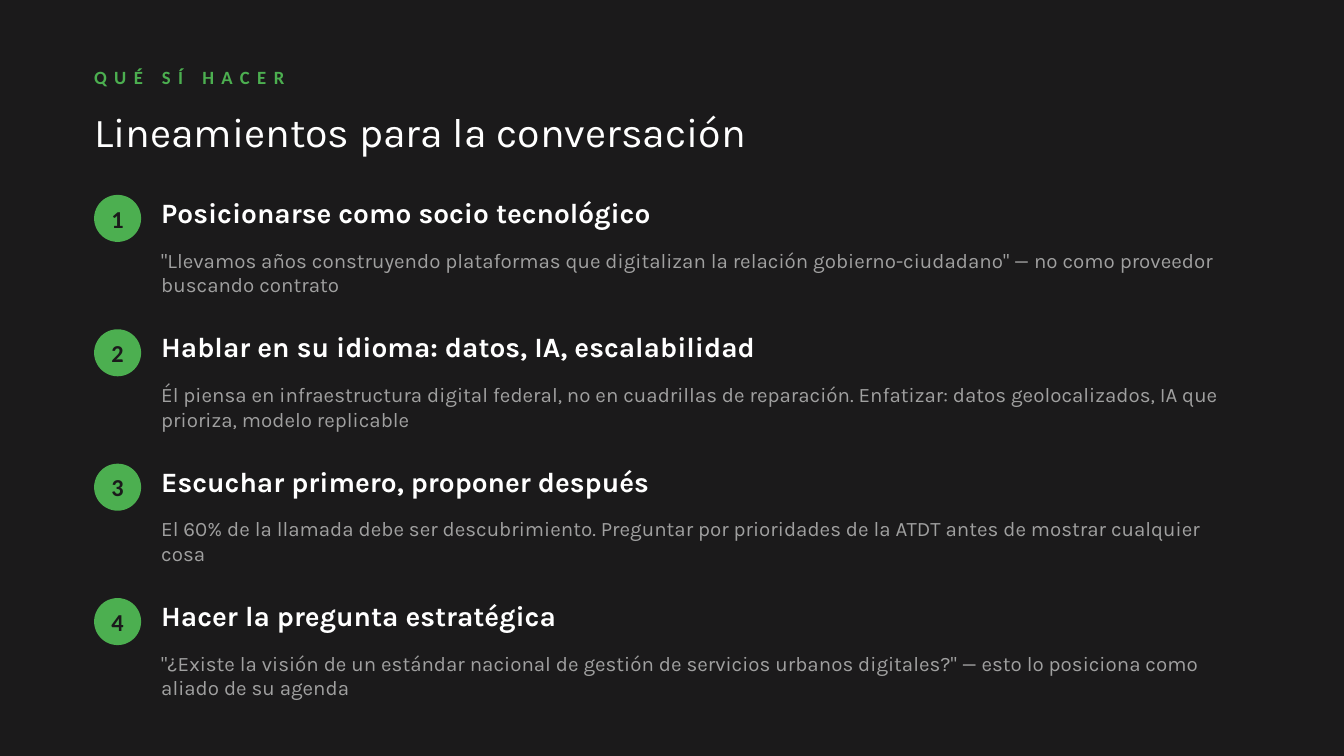
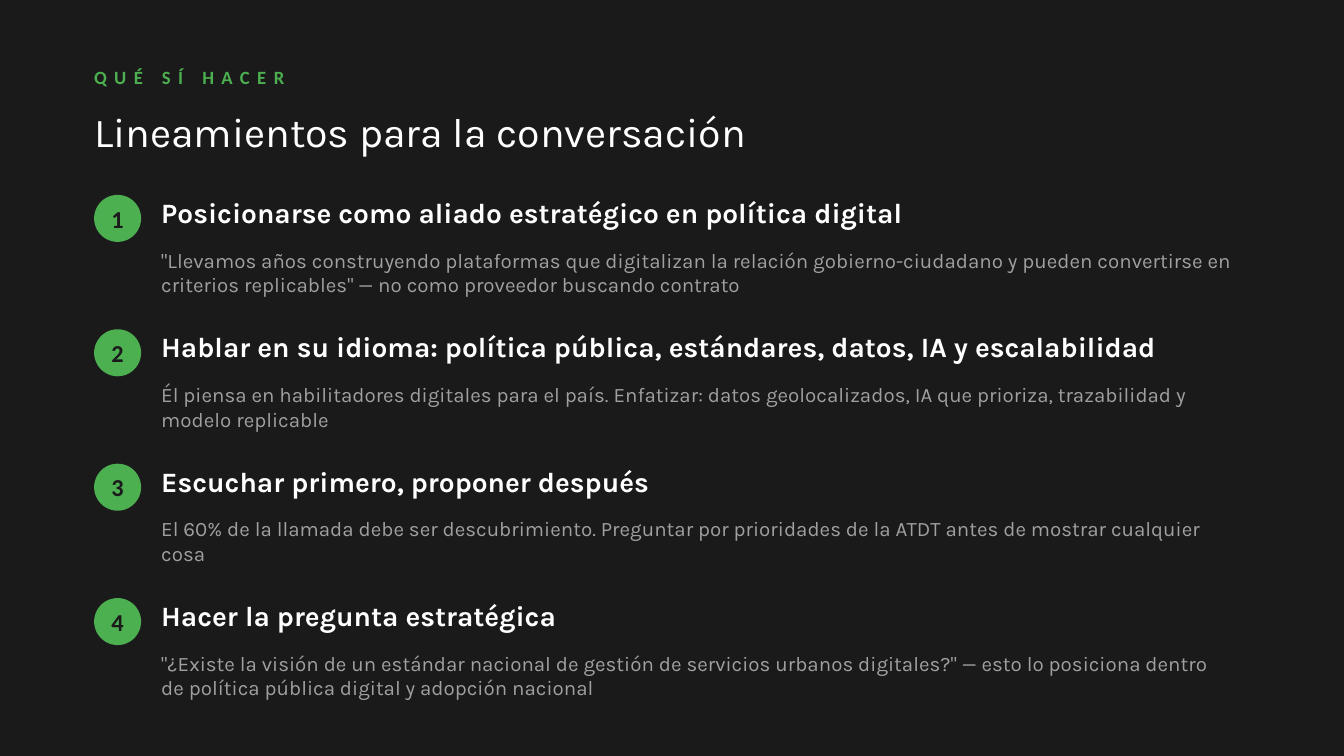
Before and after one commit to jcariasm/abar-vault, a slide deck: slide 4 of leads/juan-carlos-bautista-jacobo/call-prep-bautista-jacobo-atdt.pptx. Drawn at 1344x756 pixels with LibreOffice and Linux fonts; fonts in the diff are those of the drawing. Boxes give left, top, right and bottom in pixels: in the first picture for what was removed or moved away, otherwise in the second. Text is boxed around its words. In the diff, an @@ line names an element or a change of style, - is before the commit and + after.

```diff
--- a/leads/juan-carlos-bautista-jacobo/call-prep-bautista-jacobo-atdt.pptx
+++ b/leads/juan-carlos-bautista-jacobo/call-prep-bautista-jacobo-atdt.pptx
@@ text at (x1=161, y1=201, x2=902, y2=230): text changed @@
-Posicionarse como socio tecnológico
+Posicionarse como aliado estratégico en política digital
@@ text at (x1=161, y1=252, x2=1231, y2=297): text changed @@
-"Llevamos años construyendo plataformas que digitalizan la relación gobierno-ciudadano" — no como proveedor buscando contrato
+"Llevamos años construyendo plataformas que digitalizan la relación gobierno-ciudadano y pueden convertirse en criterios replicables" — no como proveedor buscando contrato
@@ text at (x1=161, y1=335, x2=1155, y2=364): text changed @@
-Hablar en su idioma: datos, IA, escalabilidad
+Hablar en su idioma: política pública, estándares, datos, IA y escalabilidad
@@ text at (x1=161, y1=383, x2=1186, y2=432): text changed @@
-Él piensa en infraestructura digital federal, no en cuadrillas de reparación. Enfatizar: datos geolocalizados, IA que prioriza, modelo replicable
+Él piensa en habilitadores digitales para el país. Enfatizar: datos geolocalizados, IA que prioriza, trazabilidad y modelo replicable
@@ text at (x1=161, y1=655, x2=1207, y2=700): text changed @@
-"¿Existe la visión de un estándar nacional de gestión de servicios urbanos digitales?" — esto lo posiciona como aliado de su agenda
+"¿Existe la visión de un estándar nacional de gestión de servicios urbanos digitales?" — esto lo posiciona dentro de política pública digital y adopción nacional
```
Also in this commit, not shown: 6 other slides changed, 4 other files.
